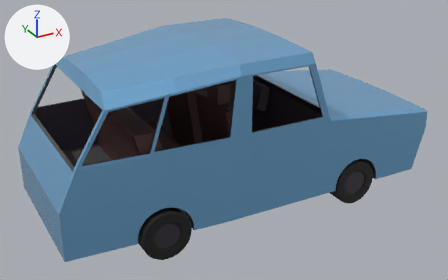
The glTF model GFX/Enterior/Car.glb as it was, and as the next commit left it.
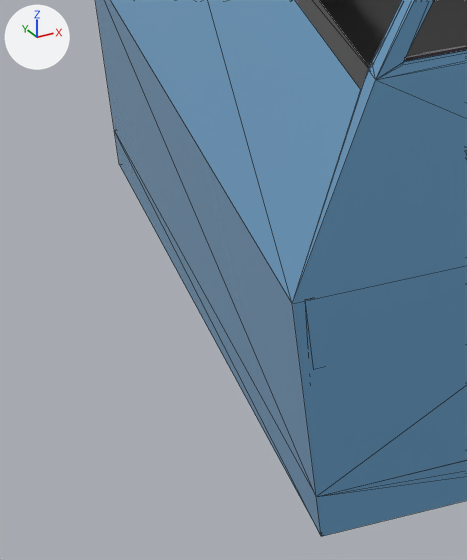
The first picture shows the older version from a camera (50 mm lens) standing at (-2.73, -4.9, 2.14) and looking at (-0.06, -0.06, -0.28). The close-ups show both versions on the part from 0% to 21% of the width and 55% to 95% of the height of that picture; other places that the commit changed are outside them. Every picture has the same lights, and +X, +Y and +Z are marked at upper left. The close-ups show mesh edges as thin lines. Where no turn or scale is listed for an object, it has been applied to the vertices.

The older version as bpy lines, for what is in view:
```python
me_cube = bpy.data.meshes.new('Cube')
me_cube.from_pydata(...)  # 1121 vertices, 2294 faces; spans x -1.85..1.85, y -0.8..0.8, z -0.7..0.73
# faces by material slot: [656, 391, 1247]
me_cube.materials.append(mat_material)  # blue #80bae7
me_cube.materials.append(mat_consolegray)  # dark purple #342b3a
me_cube.materials.append(mat_dustgrey)  # dark grey #4d4d4d
me_cube_008 = bpy.data.meshes.new('Cube.008')
me_cube_008.from_pydata(...)  # 40 vertices, 76 faces; spans x -1.04..0.3, y -0.78..0.78, z -0.15..0.67
# faces by material slot: [70, 4, 2]
me_cube_008.materials.append(mat_leatherbrown)  # brown #482e2f
me_cube_008.materials.append(mat_consolegray)  # dark purple #342b3a
me_cube_008.materials.append(mat_dustgrey)  # dark grey #4d4d4d
ob_cube = bpy.data.objects.new('Cube', me_cube)
ob_cube.location = (0.0, 0.0, 0.0)
ob_cube_002 = bpy.data.objects.new('Cube.002', me_cube_008)
ob_cube_002.location = (-0.797, 0.0, -0.417)
```
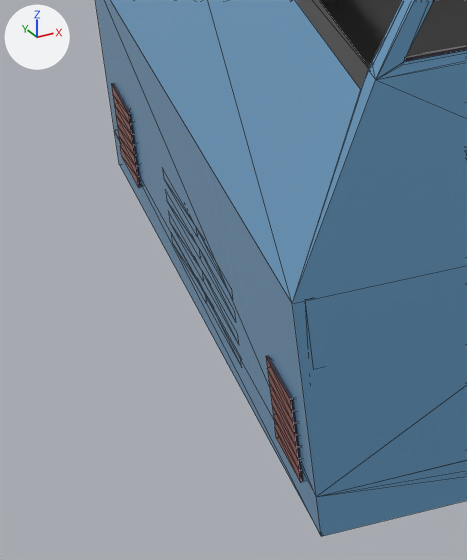
Edits to the bpy script that builds the scene:
```text
Add mat_lights_001:
    mat_lights_001 = principled_material('Lights.001')
    mat_lights_001.base_color = (0.00665, 0.00665, 0.00665)  # black #131313
    mat_lights_001.roughness = 0.118
    mat_lights_001.emission_color = (0.1, 0.00944, 0.00275)  # brown #591909
    mat_lights_001.emission_strength = 1.0
Add me_cube_006:
    me_cube_006.from_pydata(...)  # 224 vertices, 454 faces; spans x -0.125..0.068, y -0.691..0.691, z -0.078..0.078
    # faces by material slot: [426, 28]
    me_cube_006.materials.append(mat_consolegray)  # dark purple #342b3a
    me_cube_006.materials.append(mat_lights_001)  # black #131313
Add ob_cube_008:
    ob_cube_008 = bpy.data.objects.new('Cube.008', me_cube_006)
    ob_cube_008.location = (-1.73, 0.0, -0.565)
```

What differs and where, as boxes [x1, y1, x2, y2] in the close-ups (467 x 560 px):
'Cube.008', added: after [111, 83, 304, 483]
    faces in mat_lights_001 (black #131313): [111, 84, 301, 483]
    faces in mat_consolegray (dark purple #342b3a): [111, 83, 304, 482]
